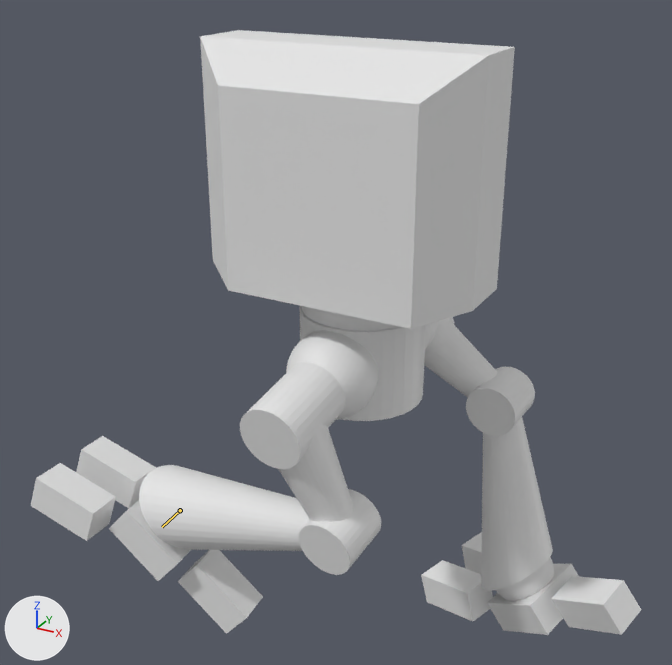
The Blender file step8.blend: old version first, new version second.
Before and after are seen from a 50 mm lens placed at (-3.37, -12.25, 12.24), pointed at (-10.31, 0.37, 5.93). The lights are fixed; the arrows at lower left show +X, +Y and +Z. The first picture is the older version. Both versions are drawn at frame 121 of the action 'ArmatureAction'; the numbers are the values there. The bones that change are drawn over the model as lines.
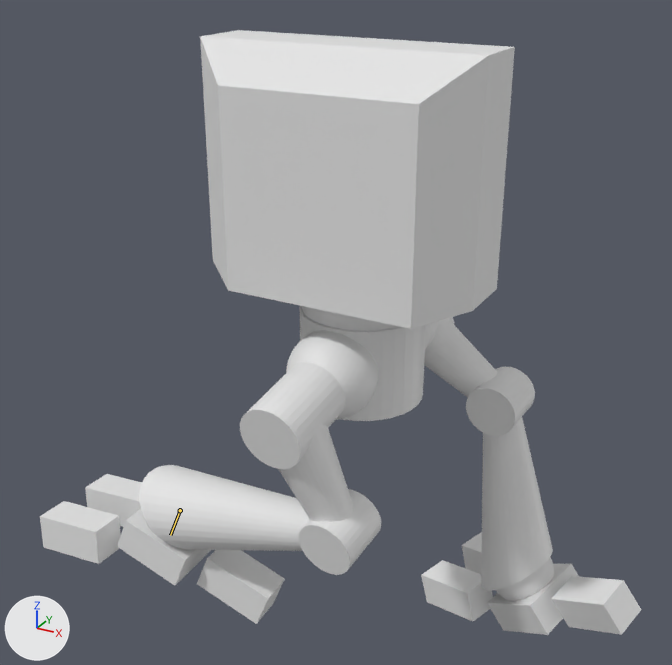
Pixel boxes [x1, y1, x2, y2] of what changed, in the pictures (672 x 665 px):
'Cube.005', posed (19% shorter): before [31, 463, 116, 541]; after [40, 501, 121, 564]
'Cube.004', posed (12% shorter): before [178, 550, 263, 634]; after [197, 550, 285, 624]
'Cube.006', posed: before [76, 436, 156, 508]; after [85, 474, 142, 527]
'Icosphere.004', posed: before [109, 500, 191, 581]; after [117, 508, 211, 585]
bone 'Ankle.L', root to tip: before (180, 510) to (162, 527); after (180, 510) to (170, 535)

The edits, one by one:
Bone 'Ankle.L' (bone_ankle_l) turns from (-12, 0, -10) to (-2, -1, -28) degrees about its own x, y and z.
